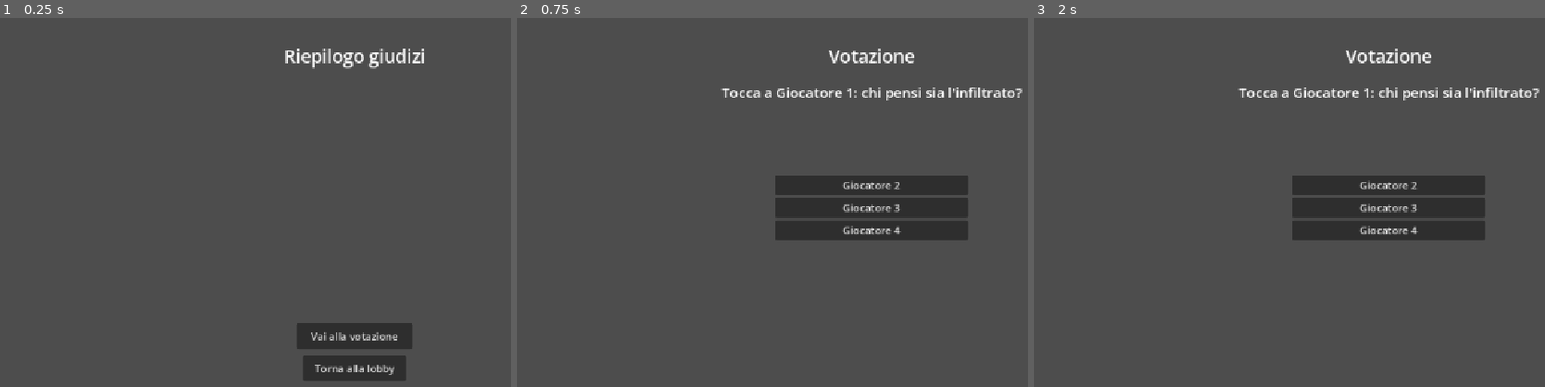
Above: before the commit, frames 1-3 (left to right).
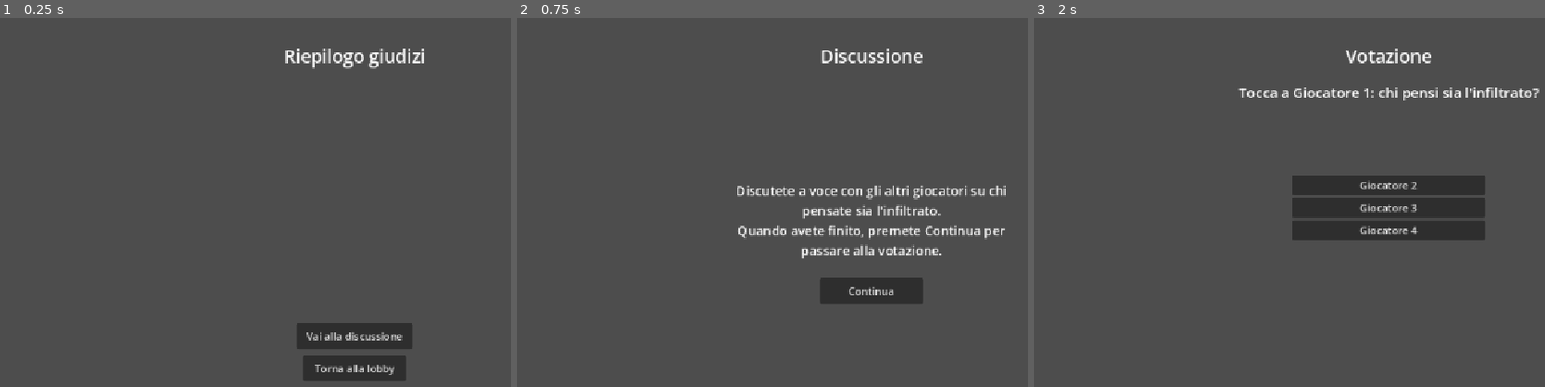
Above: after the commit, the same moments.

Repository: lucamaltempo-lgtm/Timbro-d-Ufficio
Game: Godot game, scene res://riepilogo_giudizi.tscn
The game is run twice, just before and just after one commit, with the same random seed, the same clock (stepped at 60 frames per second) and the same inputs. This scene is started directly instead of the project's main scene.
Inputs (mouse positions are in pixels of both pictures, inside the frame that each line leads up to):
- Up to frame 1 (0.25 s): no input
- Up to frame 2 (0.75 s): click (869, 335) at 0.5 s, where only the run before the commit has a clickable "Vai alla votazione"
- Up to frame 3 (2 s): click (1386, 291) at 1.25 s, where only the run after the commit has a clickable "Continua"

The runs differ from the first frame. In frame 1, 0.3% of the frame differs, in the area x 59-79%, y 85-88%; in frame 2, 9.3%, in the area x 39-99%, y 8-78%; in frame 3, nothing differs.

Commit message:
Aggiunge schermata di discussione tra riepilogo giudizi e votazione
Dopo il riepilogo giudizi i giocatori passano da una schermata che li
invita a discutere a voce su chi pensano sia l'infiltrato, con un
bottone per continuare quando hanno finito e passare alla votazione.

Co-Authored-By: Claude Sonnet 5 <noreply@anthropic.com>
Claude-Session: https://claude.ai/code/session_01Ld4YKGzFTtpWiXh91UPMN4

Diff:
--- /dev/null
+++ b/discussione.gd
@@ -0,0 +1,11 @@
+extends Control
+
+@onready var bottone_continua: Button = get_node("BottoneContinua")
+
+func _ready() -> void:
+	print("Script discussione partito")
+	bottone_continua.pressed.connect(_on_continua_premuto)
+
+func _on_continua_premuto() -> void:
+	print("Discussione terminata, vado alla votazione")
+	get_tree().change_scene_to_file("res://votazione.tscn")
--- /dev/null
+++ b/discussione.tscn
@@ -0,0 +1,60 @@
+[gd_scene load_steps=2 format=3]
+
+[ext_resource type="Script" path="res://discussione.gd" id="1_disc"]
+
+[node name="Discussione" type="Control"]
+layout_mode = 3
+anchors_preset = 15
+anchor_right = 1.0
+anchor_bottom = 1.0
+grow_horizontal = 2
+grow_vertical = 2
+script = ExtResource("1_disc")
+
+[node name="LabelTitolo" type="Label" parent="."]
+layout_mode = 1
+anchors_preset = 5
+anchor_left = 0.5
+anchor_right = 0.5
+offset_left = -150.0
+offset_top = 40.0
+offset_right = 150.0
+offset_bottom = 80.0
+grow_horizontal = 2
+theme_override_font_sizes/font_size = 28
+horizontal_alignment = 1
+text = "Discussione"
+
+[node name="LabelMessaggio" type="Label" parent="."]
+layout_mode = 1
+anchors_preset = 8
+anchor_left = 0.5
+anchor_top = 0.5
+anchor_right = 0.5
+anchor_bottom = 0.5
+offset_left = -220.0
+offset_top = -60.0
+offset_right = 220.0
+offset_bottom = 40.0
+grow_horizontal = 2
+grow_vertical = 2
+theme_override_font_sizes/font_size = 20
+horizontal_alignment = 1
+autowrap_mode = 2
+text = "Discutete a voce con gli altri giocatori su chi pensate sia l'infiltrato.
+Quando avete finito, premete Continua per passare alla votazione."
+
+[node name="BottoneContinua" type="Button" parent="."]
+layout_mode = 1
+anchors_preset = 8
+anchor_left = 0.5
+anchor_top = 0.5
+anchor_right = 0.5
+anchor_bottom = 0.5
+offset_left = -80.0
+offset_top = 80.0
+offset_right = 80.0
+offset_bottom = 120.0
+grow_horizontal = 2
+grow_vertical = 2
+text = "Continua"
--- a/riepilogo_giudizi.gd
+++ b/riepilogo_giudizi.gd
@@ -1,12 +1,12 @@
 extends Control
 
 @onready var lista_giudizi: VBoxContainer = get_node("ScrollContainer/ListaGiudizi")
-@onready var bottone_votazione: Button = get_node("BottoneVotazione")
+@onready var bottone_discussione: Button = get_node("BottoneDiscussione")
 @onready var bottone_lobby: Button = get_node("BottoneLobby")
 
 func _ready() -> void:
 	print("Script riepilogo giudizi partito")
-	bottone_votazione.pressed.connect(_on_votazione_premuto)
+	bottone_discussione.pressed.connect(_on_discussione_premuto)
 	bottone_lobby.pressed.connect(_on_lobby_premuto)
 	_popola_riepilogo()
 
@@ -19,9 +19,9 @@
 		riga.text = nome_giocatore + ": " + GameState.giudizi[nome_giocatore]
 		lista_giudizi.add_child(riga)
 
-func _on_votazione_premuto() -> void:
-	print("Vado alla votazione")
-	get_tree().change_scene_to_file("res://votazione.tscn")
+func _on_discussione_premuto() -> void:
+	print("Vado alla discussione")
+	get_tree().change_scene_to_file("res://discussione.tscn")
 
 func _on_lobby_premuto() -> void:
 	print("Ritorno alla lobby")
--- a/riepilogo_giudizi.tscn
+++ b/riepilogo_giudizi.tscn
@@ -43,7 +43,7 @@
 layout_mode = 2
 size_flags_horizontal = 3
 
-[node name="BottoneVotazione" type="Button" parent="."]
+[node name="BottoneDiscussione" type="Button" parent="."]
 layout_mode = 1
 anchors_preset = 8
 anchor_left = 0.5
@@ -56,7 +56,7 @@
 offset_bottom = 190.0
 grow_horizontal = 2
 grow_vertical = 2
-text = "Vai alla votazione"
+text = "Vai alla discussione"
 
 [node name="BottoneLobby" type="Button" parent="."]
 layout_mode = 1
Not shown, added: discussione.gd.uid
